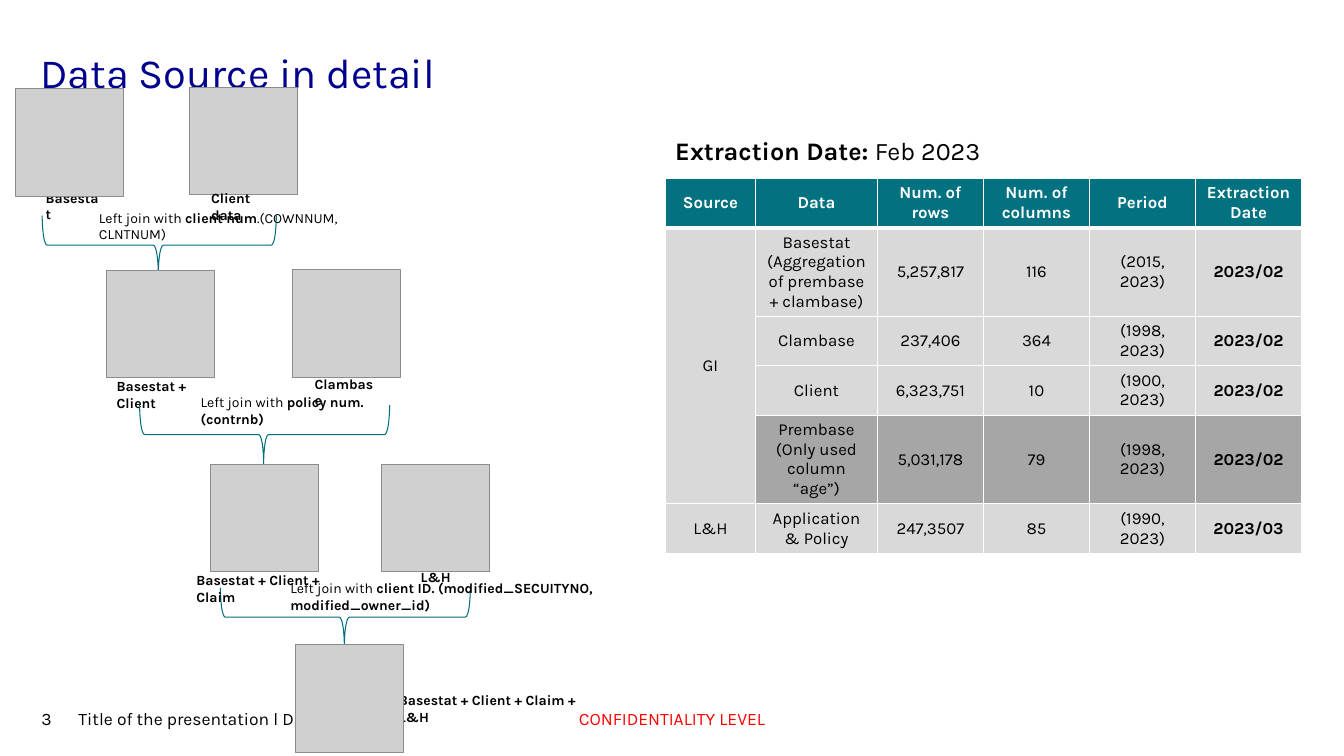
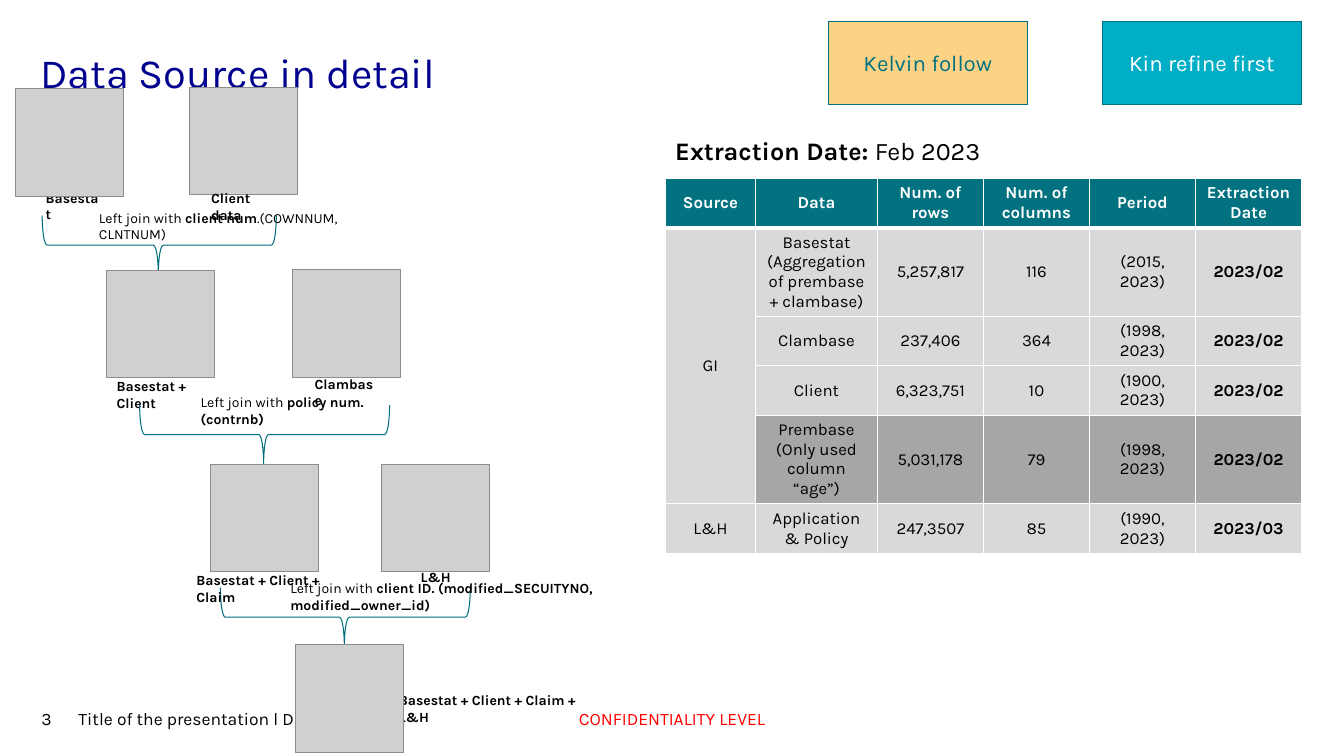
Before and after one commit to ithiria894/FateAi, a slide deck: slide 3 of DATAS/202303 GI Travel EDA - Sharing with GI team.pptx. Drawn at 1344x756 pixels with LibreOffice and Linux fonts; fonts in the diff are those of the drawing; grey boxes stand for pictures; background and template pictures are left out. Boxes give left, top, right and bottom in pixels: in the first picture for what was removed or moved away, otherwise in the second. Text is boxed around its words. In the diff, an @@ line names an element or a change of style, - is before the commit and + after.

```diff
--- a/DATAS/202303 GI Travel EDA - Sharing with GI team.pptx
+++ b/DATAS/202303 GI Travel EDA - Sharing with GI team.pptx
@@ rectangle added at (828, 21, 1027, 104), fill #FCD385, outline #027180 0.75 pt, 16 pt, text #027180 @@
+Kelvin follow
@@ rectangle added at (1102, 21, 1302, 104), fill #00AEC6, outline #027180 0.75 pt, 16 pt, text #FFFFFF @@
+Kin refine first
```
Also in this commit, not shown: 29 other slides changed, 3 other files.
